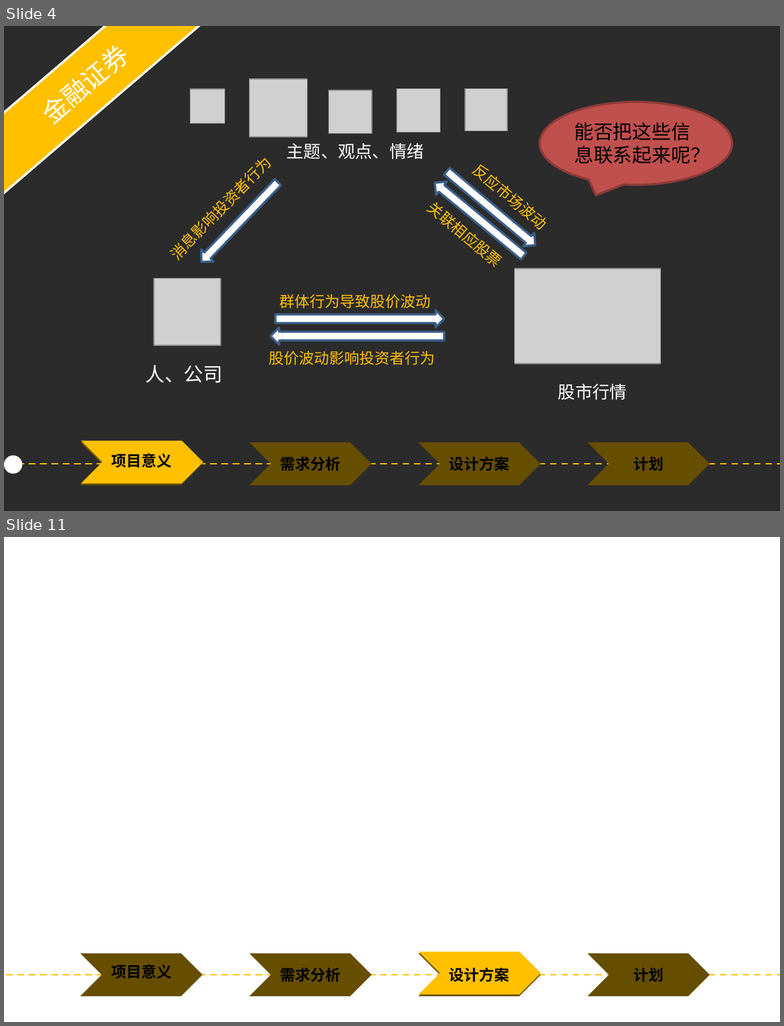
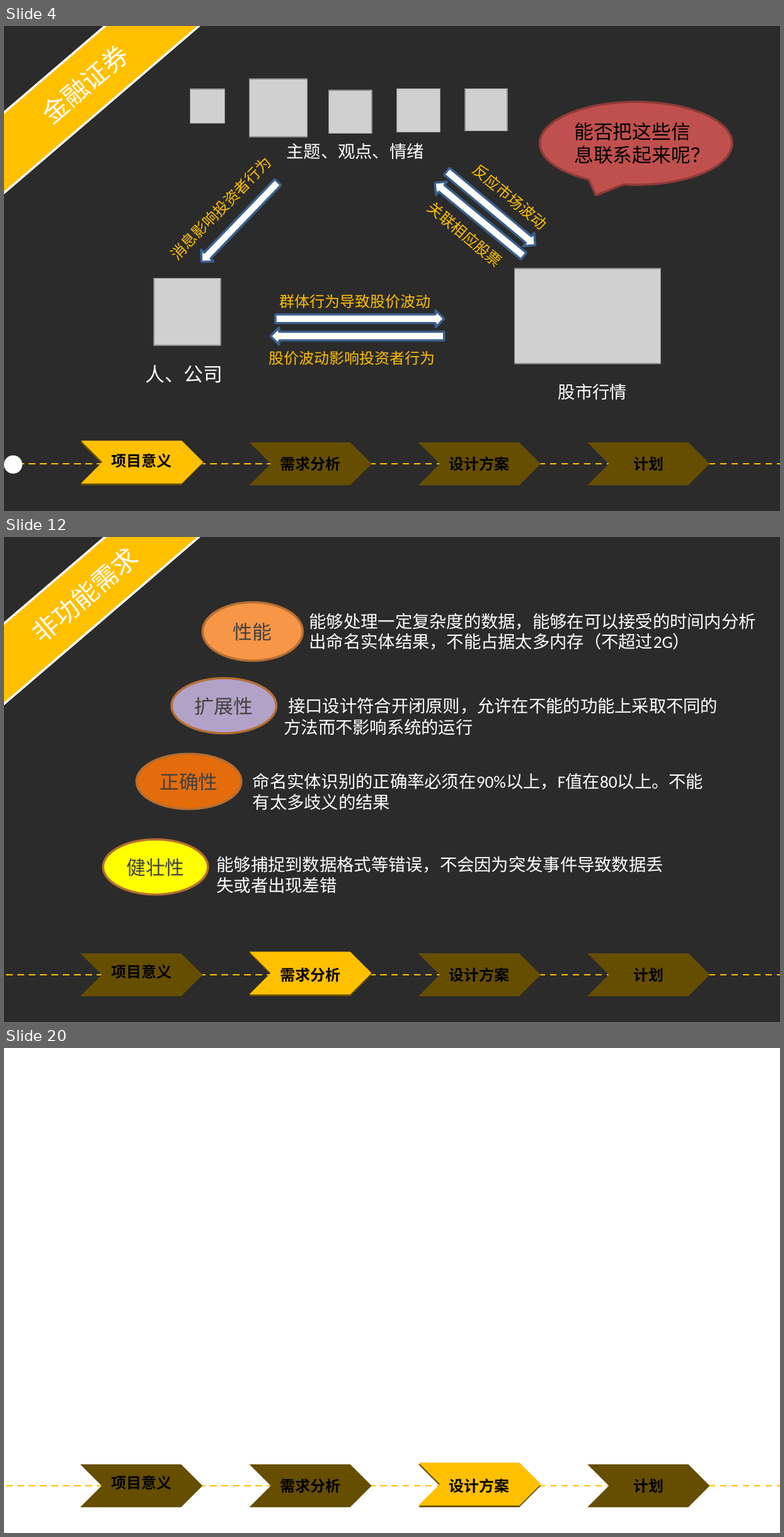
Before and after one commit to yyHaker/NamedEntityRecognition, a slide deck: files/report/projectreport/PPT模板/毕业答辩——yyhaker.pptx. Shown one above the other, each under a label of ours: slides 4 and 11 before the commit, slides 4, 12 and 20 after it; the slides between them are not shown. The pictures are 784x1026 and 784x1537 pixels, drawn with LibreOffice and Linux fonts; fonts in the diff are those of the drawing; grey boxes stand for pictures; background and template pictures are left out; a plain dark background stands for a picture behind light text. Boxes give left, top, right and bottom in pixels: in the first picture for what was removed or moved away, otherwise in the second. Text is boxed around its words. In the diff, an @@ line names an element or a change of style, - is before the commit and + after.

```diff
--- a/files/report/projectreport/PPT模板/毕业答辩——yyhaker.pptx
+++ b/files/report/projectreport/PPT模板/毕业答辩——yyhaker.pptx
@@ slide 12 added at [4,537,780,1022], background picture (left out) @@
@@ rectangle added at [4,537,221,718], fill #FFC000, outline #FFFFFF 2 pt, 24 pt, text #FFFFFF @@
+非功能需求
@@ ellipse added at [202,602,303,660], fill #F79646, outline #B76F34 2 pt, 18 pt, text #404040 @@
+性能
@@ text added at [310,613,756,650], 16 pt, text #FFFFFF @@
+能够处理一定复杂度的数据，能够在可以接受的时间内分析
+出命名实体结果，不能占据太多内存（不超过2G）
@@ ellipse added at [172,678,276,734], fill #B3A2C7, outline #B76F34 2 pt, 18 pt, text #404040 @@
+扩展性
@@ text added at [284,698,718,735], 16 pt, text #FFFFFF @@
+接口设计符合开闭原则，允许在不能的功能上采取不同的方法而不影响系统的运行
@@ ellipse added at [137,754,242,809], fill #E46C0A, outline #B76F34 2 pt, 18 pt, text #404040 @@
+正确性
@@ text added at [253,773,703,810], 16 pt, text #FFFFFF @@
+命名实体识别的正确率必须在90%以上，F值在80以上。不能有太多歧义的结果
@@ ellipse added at [104,839,208,895], fill #FFFF00, outline #B76F34 2 pt, 18 pt, text #404040 @@
+健壮性
@@ text added at [217,856,664,893], 16 pt, text #FFFFFF @@
+能够捕捉到数据格式等错误，不会因为突发事件导致数据丢失或者出现差错
@@ chevron added at [249,952,371,994], fill #FFC000 @@
@@ chevron added at [80,954,202,996], fill #664E00 @@
@@ text added at [111,964,172,979], 14 pt, text #000000, bold @@
+项目意义
@@ chevron added at [249,954,371,996], fill #664E00 @@
@@ text added at [281,967,341,982], 14 pt, text #000000, bold @@
+需求分析
@@ chevron added at [419,954,540,996], fill #664E00 @@
@@ text added at [449,967,510,982], 14 pt, text #000000, bold @@
+设计方案
@@ chevron added at [587,954,710,996], fill #664E00 @@
@@ text added at [633,968,664,982], 14 pt, text #000000, bold @@
+计划
@@ line added from (4, 975) to (780, 975), #FFC000 1.5 pt dashed @@
@@ what was slide 11 is now slide 20 @@
```
Also in this commit, not shown: 6 slides changed, 10 other slides added, 1 slide removed.
